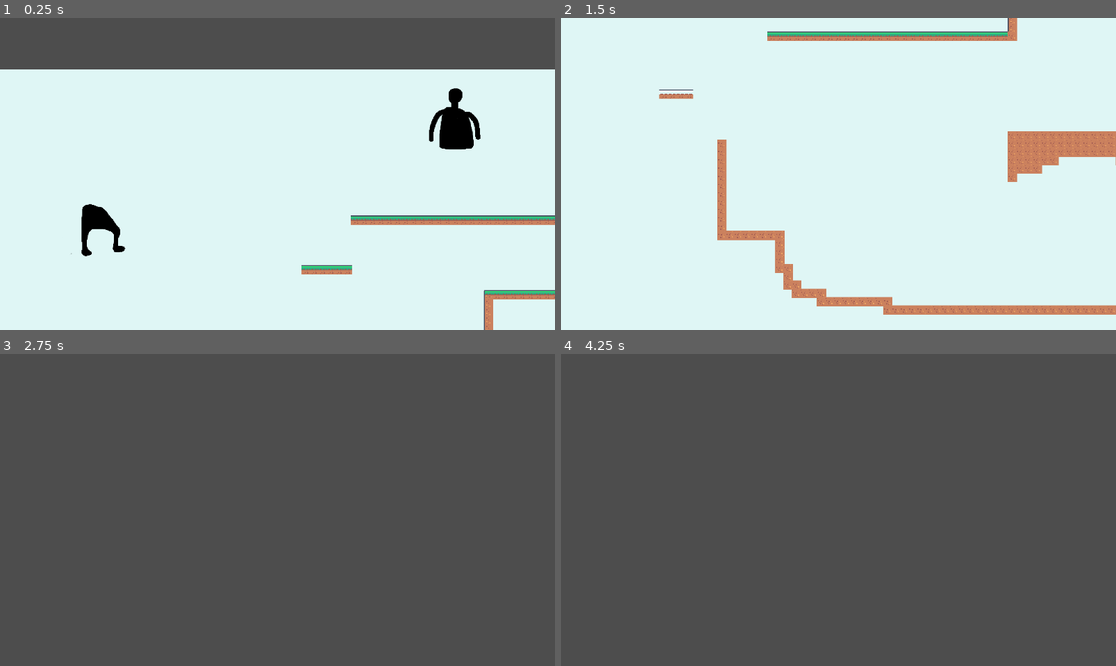
Above: before the commit, frames 1-4 (two rows, left to right).
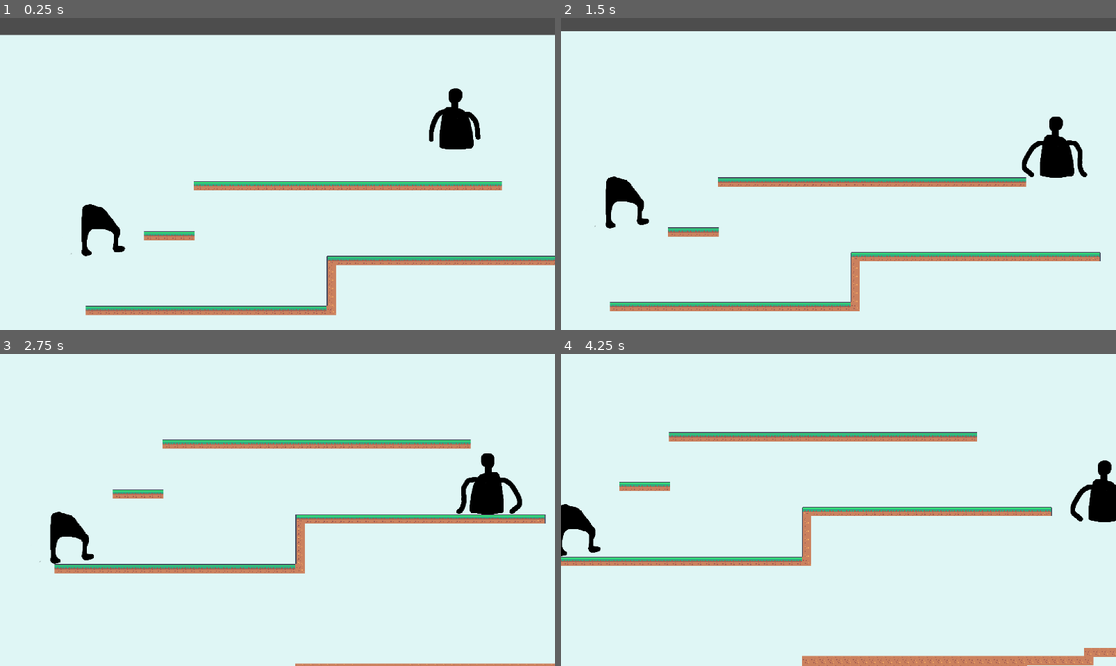
Above: after the commit, the same moments.

Repository: Paulofrog/Jeu-IC06
Game: Godot game, scene res://Game/Main/mainScene.tscn
Two runs of this game, one before a commit and one after it. Both use one fixed random seed, a clock stepped at 60 frames per second and the inputs below.
Inputs:
- Up to frame 1 (0.25 s): no input
- Up to frame 2 (1.5 s): hold Alt (armsAssembly, bound only after the commit) 0.53-1.28 s; hold D (armsRight) from 0.53 s (still down); tap Up (legsJump) at 0.77 s; tap Ctrl (legsAssembly, bound only after the commit) at 0.8, 1.35 s
- Up to frame 3 (2.75 s): tap Up (legsJump) at 1.52 s; tap Alt (armsAssembly, bound only after the commit) at 1.55 s; release D (armsRight) at 2.03 s; hold A (armsLeft) from 2.03 s (still down); hold Alt (armsAssembly, bound only after the commit) from 2.03 s (still down); tap Ctrl (legsAssembly, bound only after the commit) at 2.3 s
- Up to frame 4 (4.25 s): release A (armsLeft) at 2.78 s; release Alt (armsAssembly, bound only after the commit) at 2.78 s; hold D (armsRight) from 2.78 s (still down); tap Ctrl (legsAssembly, bound only after the commit) at 2.85, 3.8 s; tap Up (legsJump) at 3.02, 3.77 s; tap Alt (armsAssembly, bound only after the commit) at 3.05 s; hold Alt (armsAssembly, bound only after the commit) from 3.53 s (still down)

The runs differ from the first frame. In frame 1, 18% of the frame differs, in the area x 0-100%, y 5-100%; in frame 2, 17%; in frame 3, 99%; in frame 4, 100%, in the area x 0-100%, y 0-100%.

Commit message:
Assemblage des 2 joueurs (début)
Il faut trouver une solution pour synchroniser les déplacements, autre que de copier la position à chaque frame.

Diff:
--- a/Game/Arms player/armsPlayerScript.gd
+++ b/Game/Arms player/armsPlayerScript.gd
@@ -1,8 +1,10 @@
 extends CharacterBody2D
 
-
+var playersAssembled
 const SPEED = 150.0
 
+func _ready() -> void:
+	playersAssembled = false
 
 func _physics_process(delta: float) -> void:
 	# Add the gravity.
@@ -21,4 +23,5 @@
 		velocity.x = move_toward(velocity.x, 0, SPEED)
 		$Appearance.animation = "idle"
 
-	move_and_slide()
+	if !playersAssembled:
+		move_and_slide()
--- a/Game/Main/mainScene.tscn
+++ b/Game/Main/mainScene.tscn
@@ -9,30 +9,29 @@
 script = ExtResource("1_cu2if")
 
 [node name="TestLevel" parent="." instance=ExtResource("1_3swin")]
-position = Vector2(303, 66)
+position = Vector2(0, 0)
 
 [node name="LegsPlayer" parent="." instance=ExtResource("2_08djd")]
-position = Vector2(-131, 72)
+position = Vector2(233, -150)
 
 [node name="ArmsPlayer" parent="." instance=ExtResource("4_hms30")]
-position = Vector2(-117, -64)
+position = Vector2(93, -150)
 
 [node name="Camera" type="Camera2D" parent="."]
-position = Vector2(580, 371)
+position = Vector2(715, 357)
 zoom = Vector2(1.795, 1.795)
 
 [node name="ProximityLabel" type="Label" parent="."]
-visible = false
 anchors_preset = -1
-anchor_left = 0.211
-anchor_top = 0.158
-anchor_right = 0.431
-anchor_bottom = 0.181
-offset_left = 116.88
-offset_top = 378.36
-offset_right = 115.48
-offset_bottom = 376.52
+anchor_left = 0.272
+anchor_top = 0.508
+anchor_right = 0.375
+anchor_bottom = 0.53
+offset_left = -0.240051
+offset_top = 0.359985
+offset_right = -6.10352e-05
+offset_bottom = -0.400024
 theme_override_colors/font_color = Color(0, 0, 0, 1)
-text = "Proximité des 2 joueurs détectée, assemblage possible"
+text = "Appuyez sur ALT et RCtrl"
 horizontal_alignment = 1
 vertical_alignment = 1
--- a/Game/Main/mainScript.gd
+++ b/Game/Main/mainScript.gd
@@ -1,17 +1,18 @@
 extends Node
 
+# Assembly
+const PROXIMITY_THRESHOLD = 120.0
+const ARMSPLAYER_OFFSET = Vector2(0, -120)
+var are_assembled
 
 func _ready() -> void:
 	SetSpawnPositions()
+	are_assembled = false
 
 # Called every frame. 'delta' is the elapsed time since the previous frame.
 func _process(_delta: float) -> void:
 	UpdateCameraPosition()
-
-	if (PlayerProximityDetected()):
-		$ProximityLabel.show()
-	else:
-		$ProximityLabel.hide()
+	PlayerProximityDetection()
 
 
 func SetSpawnPositions():
@@ -25,9 +26,28 @@
 	$Camera.position = ($ArmsPlayer.global_position + $LegsPlayer.global_position) / 2
 
 
-func PlayerProximityDetected() -> bool:
-	var distanceBetweenPlayers = $ArmsPlayer.global_position.distance_to($LegsPlayer.global_position)
-	if distanceBetweenPlayers < 500:
-		return true
+func PlayerProximityDetection():
+	var distance = $LegsPlayer.global_position.distance_to($ArmsPlayer.global_position)
+	if (distance < PROXIMITY_THRESHOLD):
+		$ProximityLabel.show()
 	else:
-		return false
+		$ProximityLabel.hide()
+
+	if not are_assembled and distance < PROXIMITY_THRESHOLD:
+		if Input.is_action_pressed("legsAssembly") and Input.is_action_pressed("armsAssembly"):
+			assemble_players()
+	elif are_assembled:
+		if Input.is_action_just_pressed("legsAssembly") != Input.is_action_just_pressed("armsAssembly"):
+			separate_players()
+		# $ArmsPlayer.position = $LegsPlayer.position + ARMSPLAYER_OFFSET
+		# Ca bug énormément et en plus les collisions ne sont plus prises en compte.
+
+func assemble_players() -> void:
+	are_assembled = true
+	$ArmsPlayer.playersAssembled = true
+	$ArmsPlayer.position = $LegsPlayer.position + ARMSPLAYER_OFFSET
+
+
+func separate_players() -> void:
+	are_assembled = false
+	$ArmsPlayer.playersAssembled = false
--- a/project.godot
+++ b/project.godot
@@ -38,7 +38,7 @@
 "events": [Object(InputEventKey,"resource_local_to_scene":false,"resource_name":"","device":-1,"window_id":0,"alt_press …(195 unchanged characters)…
 ]
 }
-legsAssemble={
+legsAssembly={
 "deadzone": 0.5,
 "events": [Object(InputEventKey,"resource_local_to_scene":false,"resource_name":"","device":-1,"window_id":0,"alt_press …(195 unchanged characters)…
 ]
@@ -53,7 +53,7 @@
 "events": [Object(InputEventKey,"resource_local_to_scene":false,"resource_name":"","device":-1,"window_id":0,"alt_press …(192 unchanged characters)…
 ]
 }
-armsAssemble={
+armsAssembly={
 "deadzone": 0.5,
 "events": [Object(InputEventKey,"resource_local_to_scene":false,"resource_name":"","device":-1,"window_id":0,"alt_press …(195 unchanged characters)…
 ]
Not shown, changed: TODO.txt
